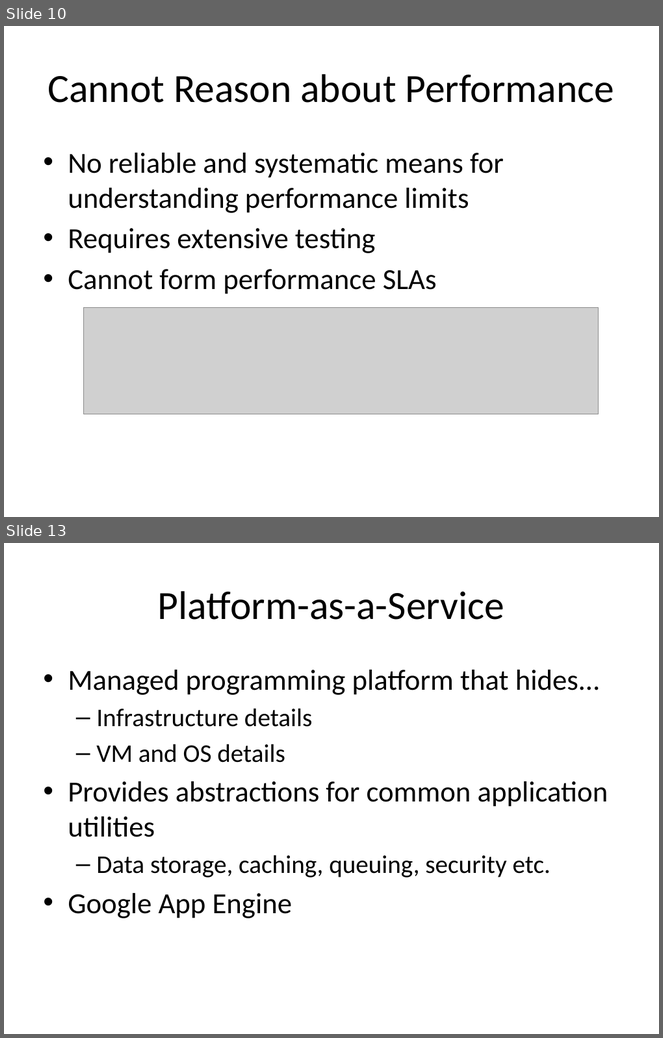
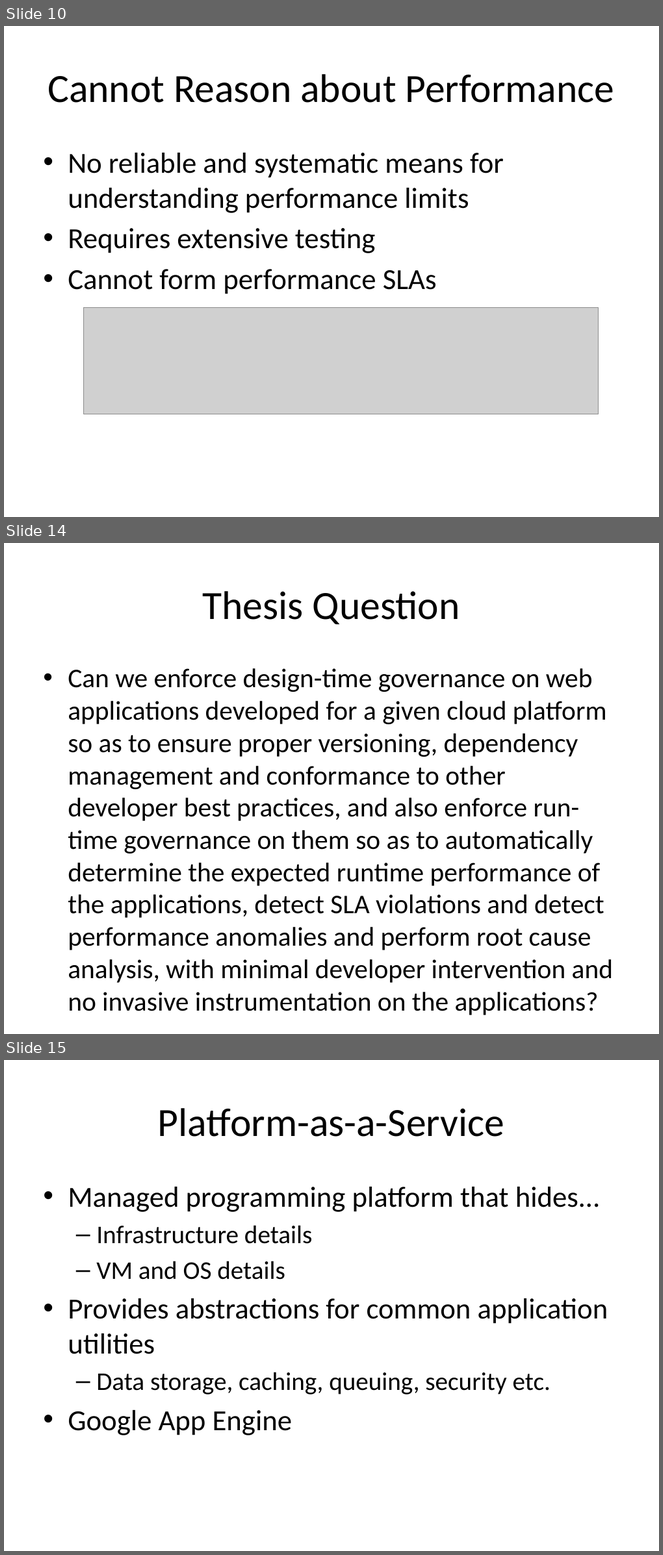
Before and after one commit to Dithn/eager-appscale, a slide deck: Eager/elk-experiment/appserver/system_design.pptx. Shown one above the other, each under a label of ours: slides 10 and 13 before the commit, slides 10, 14 and 15 after it; the slides between them are not shown. The pictures are 663x1038 and 663x1555 pixels, drawn with LibreOffice and Linux fonts; fonts in the diff are those of the drawing; grey boxes stand for pictures. Boxes give left, top, right and bottom in pixels: in the first picture for what was removed or moved away, otherwise in the second. Text is boxed around its words. In the diff, an @@ line names an element or a change of style, - is before the commit and + after.

Commit message:
Updated thesis proposal slides

```diff
--- a/Eager/elk-experiment/appserver/system_design.pptx
+++ b/Eager/elk-experiment/appserver/system_design.pptx
@@ slide 14 added at (x1=4, y1=543, x2=659, y2=1034), background #FFFFFF @@
@@ title added at (x1=203, y1=591, x2=460, y2=624), 44 pt, text #000000 @@
+Thesis Question
@@ text added at (x1=68, y1=668, x2=613, y2=983), 29.6 pt, text #000000 @@
+• Can we enforce design-time governance on web applications developed for a given cloud platform so as to ensure proper versioning, dependency management and conformance to other developer best practices, and also enforce run-time governance on them so as to automatically determine the expected runtime performance of the applications, detect SLA violations and detect performance anomalies and perform root cause analysis, with minimal developer intervention and no invasive instrumentation on the applications?
@@ what was slide 13 is now slide 15 @@
```
Also in this commit, not shown: 4 slides changed.
